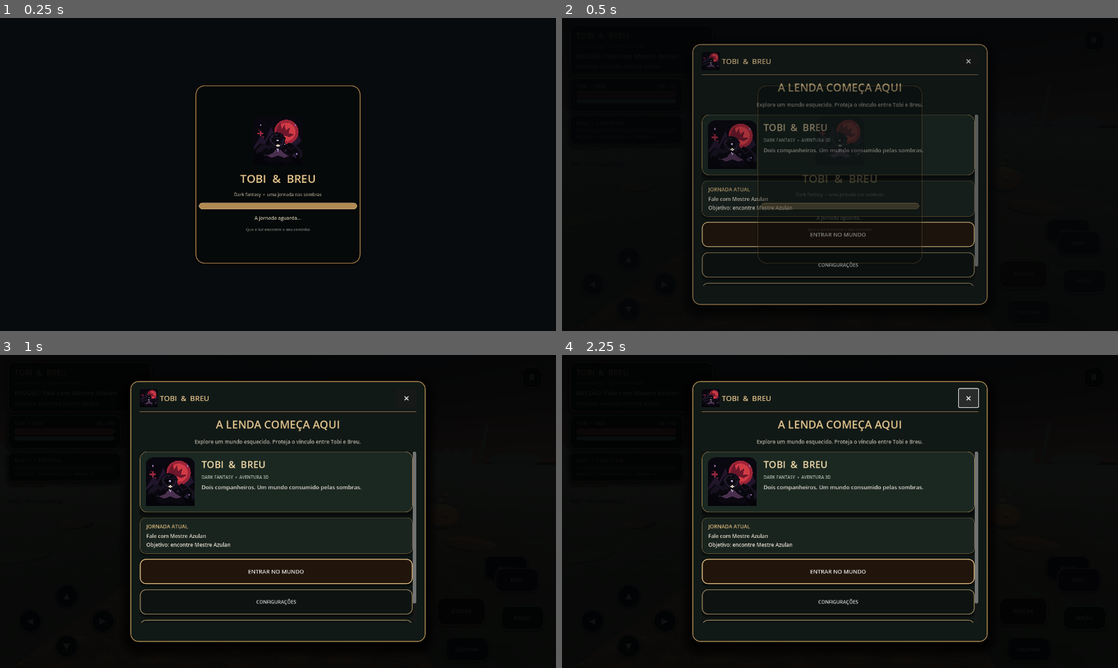
Above: before the commit, frames 1-4 (two rows, left to right).
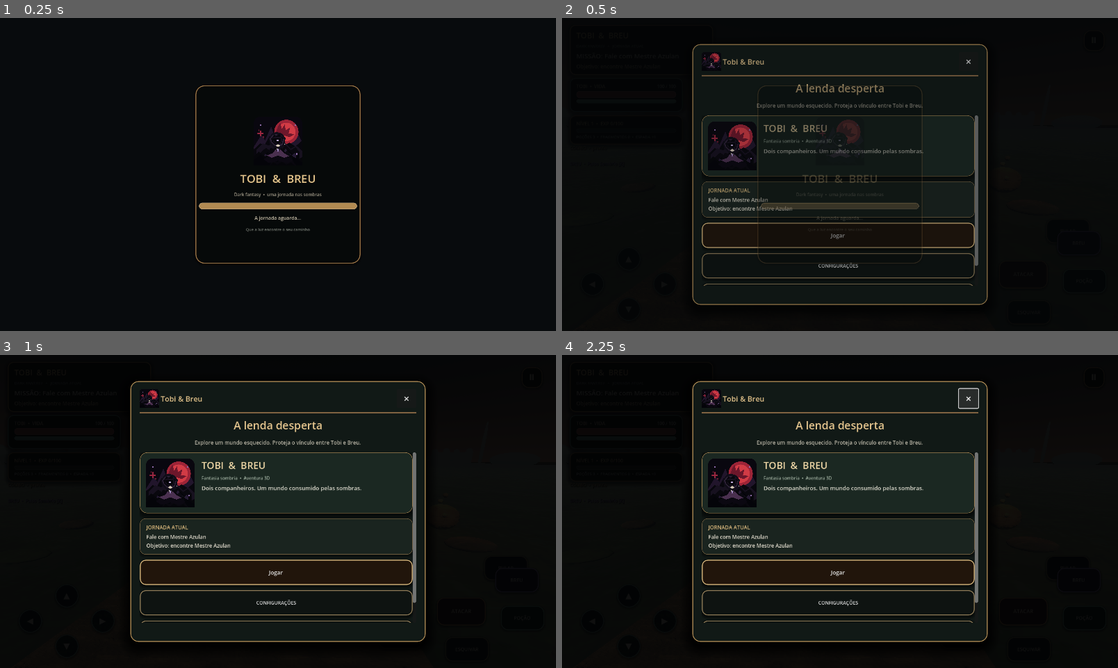
Above: after the commit, the same moments.

Repository: REALMLIFE-design/dark-fantasia-tobi-e-breu-
Game: Godot game, scene res://scenes/main.tscn
Two runs of this game, one before a commit and one after it. Both use one fixed random seed, a clock stepped at 60 frames per second and the inputs below.
Inputs:
- Up to frame 1 (0.25 s): no input
- Up to frame 2 (0.5 s): no input
- Up to frame 3 (1 s): click "ENTRAR NO MUNDO" (after the commit: "Jogar") at 0.5 s
- Up to frame 4 (2.25 s): click "CONFIGURAÇÕES" at 1.25 s; click "×" at 2 s

Frame 1 is identical in both runs. In frame 2, 4.2% of the frame differs, in the area x 25-75%, y 11-86%; in frame 3, 4.7%; in frame 4, 4.8%.

Commit message:
Polish mobile menu copy and guardian blessing text

Diff:
--- a/scripts/world.gd
+++ b/scripts/world.gd
@@ -1684,7 +1684,7 @@
 	brand_icon.stretch_mode = TextureRect.STRETCH_KEEP_ASPECT_CENTERED
 	top_rule.add_child(brand_icon)
 	var brand := Label.new()
-	brand.text = "TOBI  &  BREU"
+	brand.text = "Tobi & Breu"
 	brand.add_theme_font_size_override("font_size", 17)
 	brand.add_theme_color_override("font_color", Color("e3c38b"))
 	brand.vertical_alignment = VERTICAL_ALIGNMENT_CENTER
@@ -1694,7 +1694,7 @@
 	top_rule.add_child(top_spacer)
 	var close_btn := Button.new()
 	close_btn.text = "×"
-	close_btn.custom_minimum_size = Vector2(44, 40)
+	close_btn.custom_minimum_size = Vector2(44, 44)
 	close_btn.add_theme_font_size_override("font_size", 24)
 	close_btn.pressed.connect(_menu_back)
 	top_rule.add_child(close_btn)
@@ -1750,10 +1750,10 @@
 		_menu_add_hero(content)
 	match page:
 		"main":
-			title.text = "A LENDA COMEÇA AQUI"
+			title.text = "A lenda desperta"
 			subtitle.text = "Explore um mundo esquecido. Proteja o vínculo entre Tobi e Breu."
 			_menu_add_card(content, "JORNADA ATUAL", quest_text + "\n" + (objective_label.text if is_instance_valid(objective_label) else "Encontre Mestre Azulan"))
-			_menu_add_button(content, "ENTRAR NO MUNDO", _start_game, true)
+			_menu_add_button(content, "Jogar", _start_game, true)
 			_menu_add_button(content, "CONFIGURAÇÕES", _show_menu_page.bind("settings"))
 			_menu_add_button(content, "SALVAR PROGRESSO", _save_from_menu)
 		"pause":
@@ -1883,7 +1883,7 @@
 	names.add_theme_color_override("font_color", Color("f0d8a7"))
 	copy.add_child(names)
 	var descriptor := Label.new()
-	descriptor.text = "DARK FANTASY  •  AVENTURA 3D"
+	descriptor.text = "Fantasia sombria  •  Aventura 3D"
 	descriptor.add_theme_font_size_override("font_size", 10)
 	descriptor.add_theme_color_override("font_color", Color("a9b9a9"))
 	copy.add_child(descriptor)
@@ -2305,7 +2305,7 @@
 			shards += 3
 			dark_essence += 2
 			potions += 1
-			toast_label.text = "BÊNÇÃO DO CÉRVOR ANCIÃO • +90 XP • 3 Fragmentos • 2 Essências • 1 Poção"
+			toast_label.text = "Bênção do Cervo Ancião • +90 XP • 3 Fragmentos • 2 Essências • 1 Poção"
 			_update_inventory()
 			_save_game()
 		return
